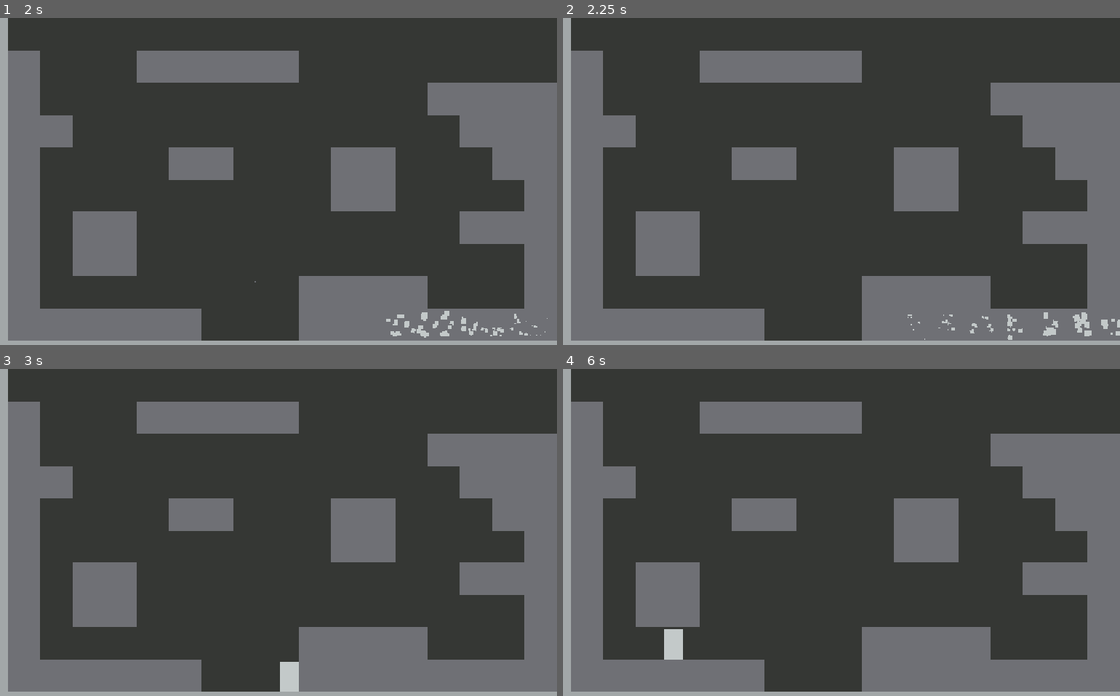
Above: before the commit, frames 1-4 (two rows, left to right).
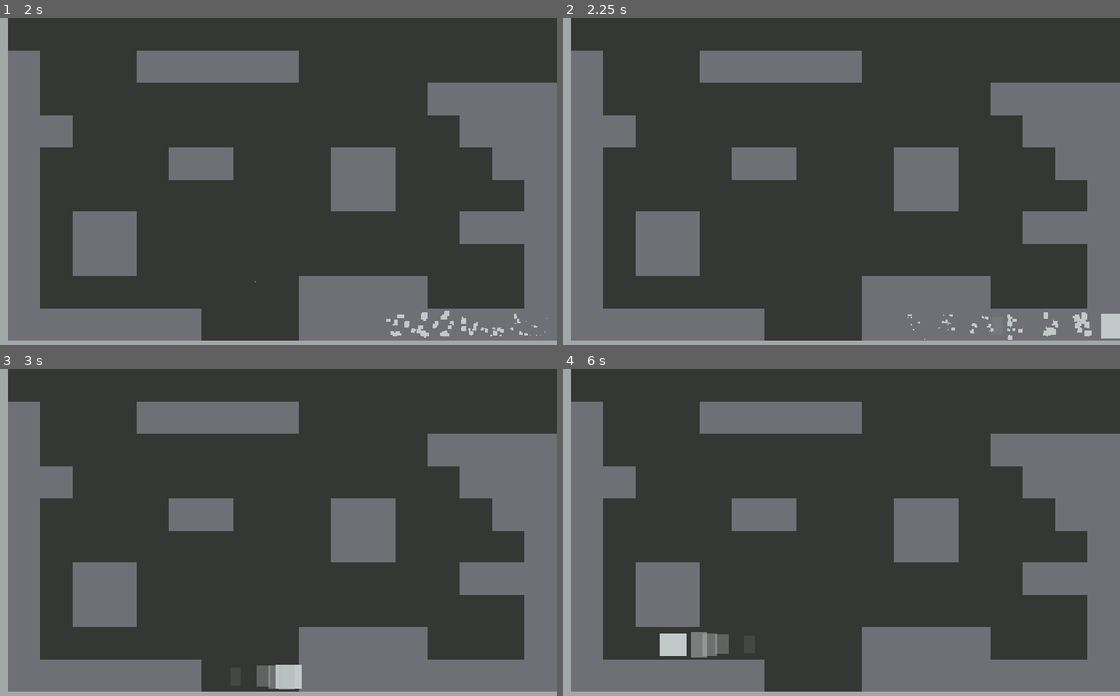
Above: after the commit, the same moments.

Repository: harperstoeckle/mole_game
Game: Godot game, scene res://scenes/main.tscn
Two runs of this game, one before a commit and one after it. Both use one fixed random seed, a clock stepped at 60 frames per second and the inputs below.
Inputs:
- Up to frame 1 (2 s): hold Right (dash) 0.53-1.28 s; hold D (right) from 0.53 s (still down); tap Space (jump) at 0.77, 1.52 s; tap Right (dash) at 1.35 s
- Up to frame 2 (2.25 s): release D (right) at 2.03 s; hold A (left) from 2.03 s (still down); hold Right (dash) from 2.03 s (still down)
- Up to frame 3 (3 s): release A (left) at 2.78 s; release Right (dash) at 2.78 s; hold D (right) from 2.78 s (still down); tap Right (dash) at 2.85 s
- Up to frame 4 (6 s): tap Space (jump) at 3.02, 3.77, 4.52 s; hold Right (dash) 3.53-4.28 s; release D (right) at 4.28 s; hold A (left) 4.28-5.03 s; tap Right (dash) at 4.35, 5.85 s; hold D (right) 5.03-5.78 s; hold Right (dash) 5.03-5.78 s; hold A (left) from 5.78 s (still down)

Frame 1 is identical in both runs. In frame 2, 0.2% of the frame differs, in the area x 96-100%, y 90-98%; in frame 3, 0.4%; in frame 4, 0.7%, in the area x 17-30%, y 79-89%.

Commit message:
Add a basic visual effect for the dash

Diff:
--- /dev/null
+++ b/scenes/effects/player_dash.tscn
@@ -0,0 +1,76 @@
+[gd_scene format=3 uid="uid://6yooxpd32q5q"]
+
+[sub_resource type="Animation" id="Animation_3guva"]
+length = 0.001
+tracks/0/type = "value"
+tracks/0/imported = false
+tracks/0/enabled = true
+tracks/0/path = NodePath("ColorRect:modulate")
+tracks/0/interp = 1
+tracks/0/loop_wrap = true
+tracks/0/keys = {
+"times": PackedFloat32Array(0),
+"transitions": PackedFloat32Array(1),
+"update": 0,
+"values": [Color(1, 1, 1, 1)]
+}
+tracks/1/type = "value"
+tracks/1/imported = false
+tracks/1/enabled = true
+tracks/1/path = NodePath("ColorRect:scale")
+tracks/1/interp = 1
+tracks/1/loop_wrap = true
+tracks/1/keys = {
+"times": PackedFloat32Array(0),
+"transitions": PackedFloat32Array(1),
+"update": 0,
+"values": [Vector2(1, 1)]
+}
+
+[sub_resource type="Animation" id="Animation_ij1nv"]
+resource_name = "run"
+length = 0.13333334
+tracks/0/type = "value"
+tracks/0/imported = false
+tracks/0/enabled = true
+tracks/0/path = NodePath("ColorRect:modulate")
+tracks/0/interp = 1
+tracks/0/loop_wrap = true
+tracks/0/keys = {
+"times": PackedFloat32Array(0, 0.13333334),
+"transitions": PackedFloat32Array(1, 1),
+"update": 0,
+"values": [Color(0.8666667, 0.8666667, 0.8666667, 0.8666667), Color(1, 1, 1, 0)]
+}
+tracks/1/type = "value"
+tracks/1/imported = false
+tracks/1/enabled = true
+tracks/1/path = NodePath("ColorRect:scale")
+tracks/1/interp = 1
+tracks/1/loop_wrap = true
+tracks/1/keys = {
+"times": PackedFloat32Array(0, 0.13333334),
+"transitions": PackedFloat32Array(1, 1),
+"update": 0,
+"values": [Vector2(1, 1), Vector2(0.5, 0.5)]
+}
+
+[sub_resource type="AnimationLibrary" id="AnimationLibrary_icbah"]
+_data = {
+&"RESET": SubResource("Animation_3guva"),
+&"run": SubResource("Animation_ij1nv")
+}
+
+[node name="PlayerDash" type="Node2D" unique_id=580962347]
+
+[node name="ColorRect" type="ColorRect" parent="." unique_id=370386988]
+offset_left = -19.0
+offset_top = -30.0
+offset_right = 19.0
+offset_bottom = 30.0
+pivot_offset_ratio = Vector2(0.5, 0.5)
+color = Color(0.7647059, 0.7882353, 0.7882353, 1)
+
+[node name="AnimationPlayer" type="AnimationPlayer" parent="." unique_id=1703326392]
+libraries/ = SubResource("AnimationLibrary_icbah")
+autoplay = &"run"
--- a/scenes/player.tscn
+++ b/scenes/player.tscn
@@ -4,6 +4,7 @@
 [ext_resource type="Script" uid="uid://0tlhn1hb7swc" path="res://scripts/effect_spawner.gd" id="2_g2els"]
 [ext_resource type="PackedScene" uid="uid://ugacar42quoq" path="res://scenes/effects/player_jump.tscn" id="3_qhqgy"]
 [ext_resource type="PackedScene" uid="uid://62lhxp4g8tfo" path="res://scenes/effects/player_dig.tscn" id="4_dqkch"]
+[ext_resource type="PackedScene" uid="uid://6yooxpd32q5q" path="res://scenes/effects/player_dash.tscn" id="5_qlg0r"]
 
 [sub_resource type="Curve" id="Curve_3vyb7"]
 _limits = [0.0, 1.0, -1000.0, 1000.0]
@@ -41,6 +42,45 @@
 "transitions": PackedFloat32Array(1),
 "update": 1,
 "values": [false]
+}
+
+[sub_resource type="Animation" id="Animation_tuyoq"]
+resource_name = "dash"
+length = 0.4
+tracks/0/type = "value"
+tracks/0/imported = false
+tracks/0/enabled = true
+tracks/0/path = NodePath("ColorRect:scale")
+tracks/0/interp = 2
+tracks/0/loop_wrap = true
+tracks/0/keys = {
+"times": PackedFloat32Array(0, 0.4),
+"transitions": PackedFloat32Array(1, 1),
+"update": 0,
+"values": [Vector2(1.5, 0.7), Vector2(1, 1)]
+}
+tracks/1/type = "method"
+tracks/1/imported = false
+tracks/1/enabled = true
+tracks/1/path = NodePath("DashEffectSpawner")
+tracks/1/interp = 1
+tracks/1/loop_wrap = true
+tracks/1/keys = {
+"times": PackedFloat32Array(0, 0.02, 0.04, 0.06),
+"transitions": PackedFloat32Array(1, 1, 1, 1),
+"values": [{
+"args": [],
+"method": &"spawn"
+}, {
+"args": [],
+"method": &"spawn"
+}, {
+"args": [],
+"method": &"spawn"
+}, {
+"args": [],
+"method": &"spawn"
+}]
 }
 
 [sub_resource type="Animation" id="Animation_dqkch"]
@@ -176,6 +216,7 @@
 [sub_resource type="AnimationLibrary" id="AnimationLibrary_g2els"]
 _data = {
 &"RESET": SubResource("Animation_u8vuu"),
+&"dash": SubResource("Animation_tuyoq"),
 &"enter_ground": SubResource("Animation_dqkch"),
 &"jump": SubResource("Animation_3vyb7"),
 &"land": SubResource("Animation_qhqgy"),
@@ -242,26 +283,31 @@
 [node name="AnimationPlayer" type="AnimationPlayer" parent="." unique_id=137727513]
 libraries/ = SubResource("AnimationLibrary_g2els")
 
+[node name="JumpHoldTimer" type="Timer" parent="." unique_id=1682311752]
+process_callback = 0
+wait_time = 0.3
+one_shot = true
+
+[node name="CoyoteTimer" type="Timer" parent="." unique_id=894513003]
+process_callback = 0
+wait_time = 0.08
+one_shot = true
+
 [node name="EffectSpawner" type="Node2D" parent="." unique_id=1272859641]
 position = Vector2(0, 32)
 script = ExtResource("2_g2els")
 scene = ExtResource("3_qhqgy")
 metadata/_custom_type_script = "uid://0tlhn1hb7swc"
 
-[node name="JumpHoldTimer" type="Timer" parent="." unique_id=1682311752]
-process_callback = 0
-wait_time = 0.3
-one_shot = true
-
-[node name="CoyoteTimer" type="Timer" parent="." unique_id=894513003]
-process_callback = 0
-wait_time = 0.08
-one_shot = true
-
 [node name="DigEffectSpawner" type="Node2D" parent="." unique_id=474822473]
 rotation = -1.5707964
 script = ExtResource("2_g2els")
 scene = ExtResource("4_dqkch")
+metadata/_custom_type_script = "uid://0tlhn1hb7swc"
+
+[node name="DashEffectSpawner" type="Node2D" parent="." unique_id=742054394]
+script = ExtResource("2_g2els")
+scene = ExtResource("5_qlg0r")
 metadata/_custom_type_script = "uid://0tlhn1hb7swc"
 
 [node name="DigParticles" type="GPUParticles2D" parent="." unique_id=1656011642]
--- a/scripts/player.gd
+++ b/scripts/player.gd
@@ -63,6 +63,8 @@
 		enter_ground()
 	elif event.is_action_pressed("dash"):
 		velocity = Vector2.RIGHT * _facing_direction * dash_speed
+		animation_player.stop()
+		animation_player.play("dash")
 
 
 func _physics_process(delta: float) -> void:
